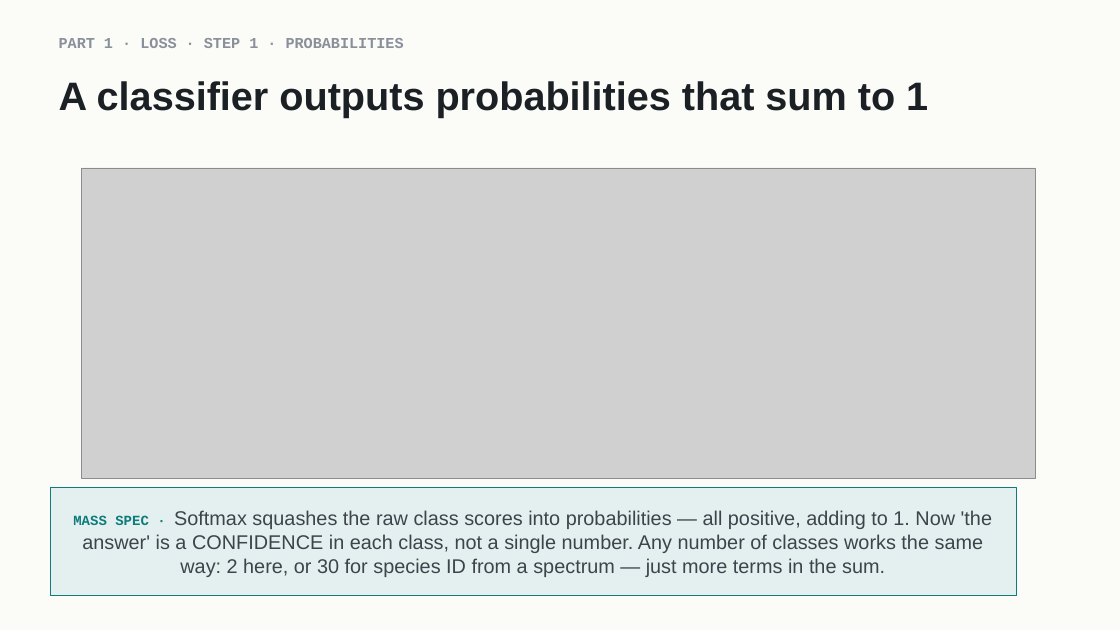
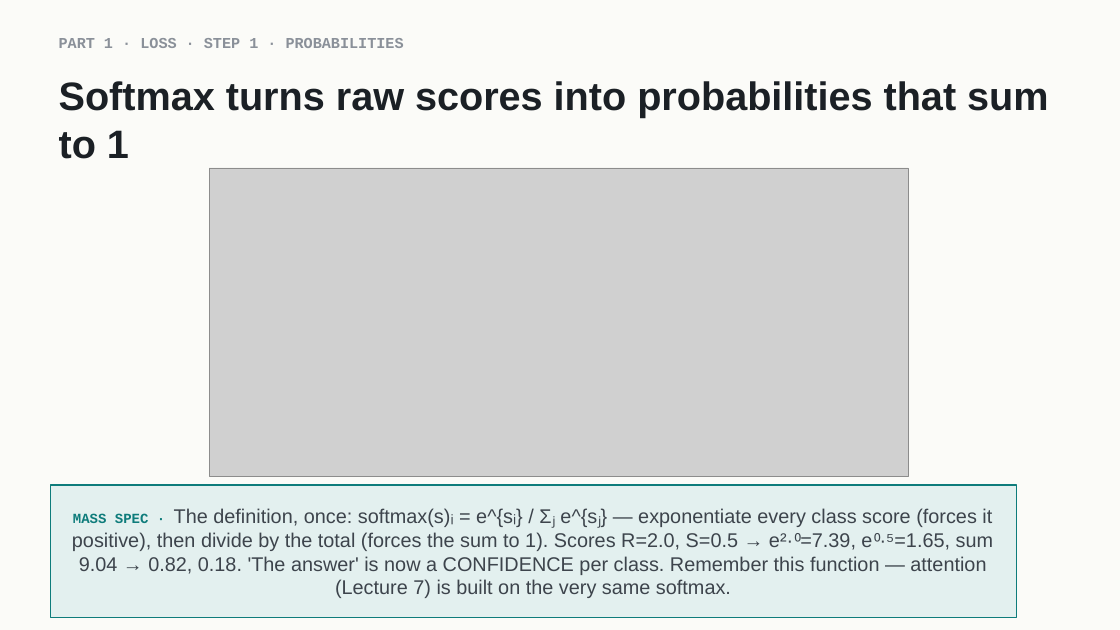
Before and after one commit to indigobio/msacl_dl_course, a slide deck: slide 4 of slides/pptx/lecture04_training_practice.pptx. Drawn at 1120x630 pixels with LibreOffice and Linux fonts; fonts in the diff are those of the drawing; grey boxes stand for pictures. Boxes give left, top, right and bottom in pixels: in the first picture for what was removed or moved away, otherwise in the second. Text is boxed around its words. In the diff, an @@ line names an element or a change of style, - is before the commit and + after.

```diff
--- a/slides/pptx/lecture04_training_practice.pptx
+++ b/slides/pptx/lecture04_training_practice.pptx
@@ text at bbox=[59, 81, 1048, 159]: text changed @@
-A classifier outputs probabilities that sum to 1
+Softmax turns raw scores into probabilities that sum to 1
@@ picture: place and size @@
-picture at bbox=[82, 168, 1036, 479]
+picture at bbox=[209, 168, 908, 476]
@@ rectangle "MASS SPEC · The definition, ...": place and size @@
-rectangle "MASS SPEC · The definition, ..." at bbox=[50, 487, 1017, 596]
+rectangle "MASS SPEC · The definition, ..." at bbox=[50, 485, 1017, 618]
@@ text in rectangle at bbox=[72, 508, 994, 598]: text changed @@
-MASS SPEC · Softmax squashes the raw class scores into probabilities — all positive, adding to 1. Now 'the answer' is a CONFIDENCE in each class, not a single number. Any number of classes works the same way: 2 here, or 30 for species ID from a spectrum — just more terms in the sum.
+MASS SPEC · The definition, once: softmax(s)ᵢ = e^{sᵢ} / Σⱼ e^{sⱼ} — exponentiate every class score (forces it positive), then divide by the total (forces the sum to 1). Scores R=2.0, S=0.5 → e²·⁰=7.39, e⁰·⁵=1.65, sum 9.04 → 0.82, 0.18. 'The answer' is now a CONFIDENCE per class. Remember this function — attention (Lecture 7) is built on the very same softmax.
```
Also in this commit, not shown: 10 other files.
